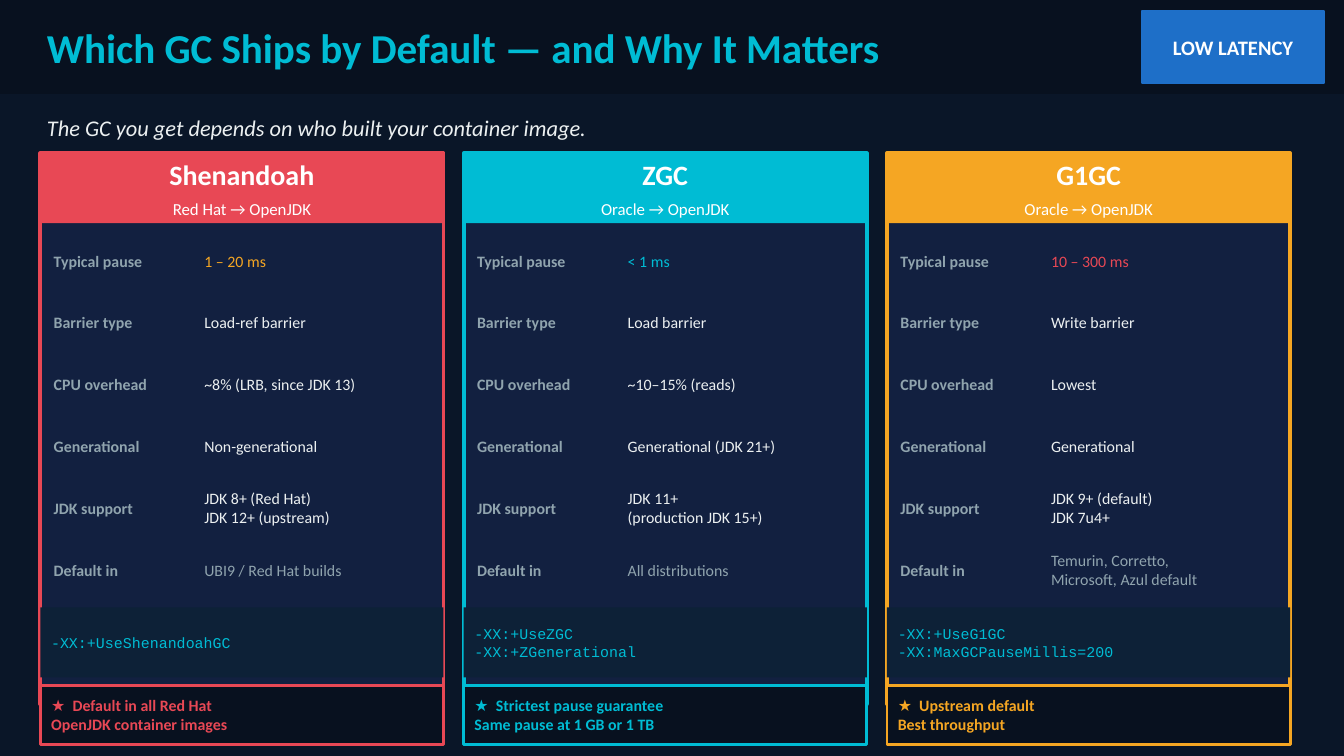
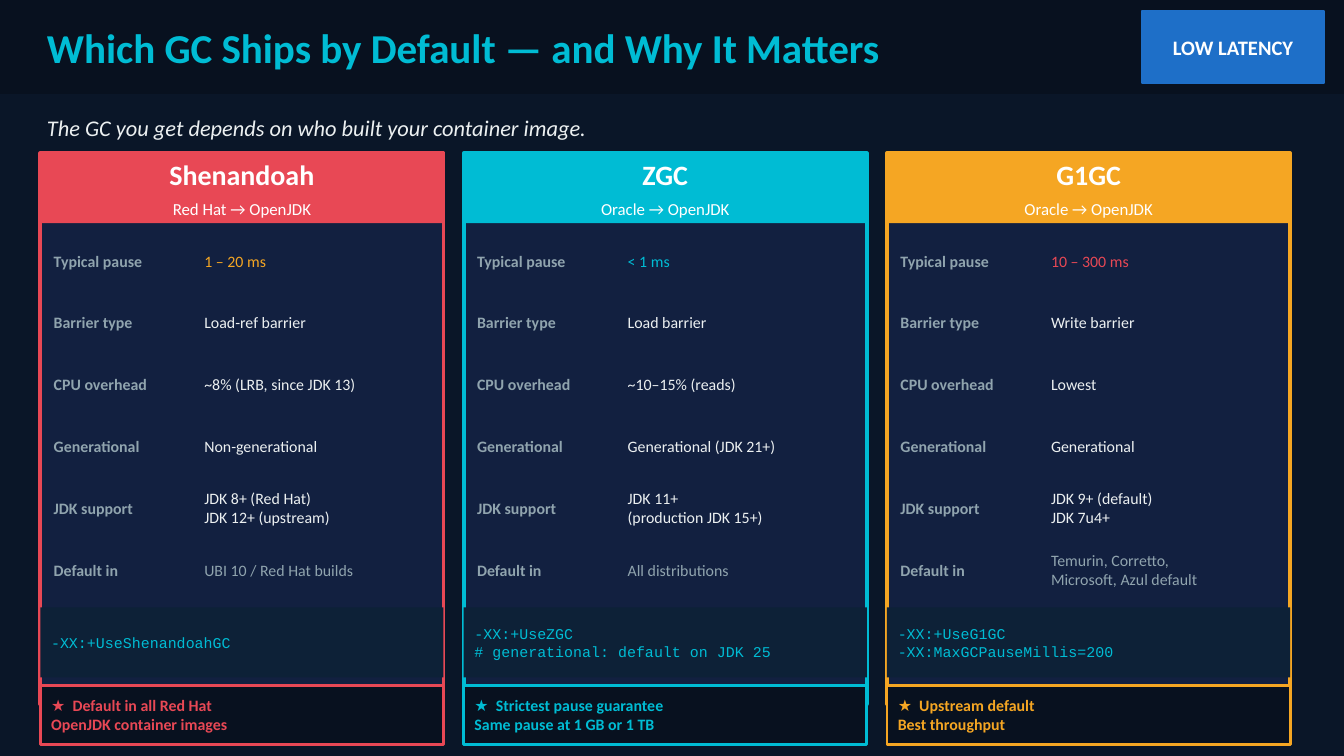
Before and after one commit to patterncatalyst/quarkus-optimization, a slide deck: slide 43 of presentation/optimizing-quarkus-on-kubernetes.pptx. Drawn at 1344x756 pixels with LibreOffice and Linux fonts; fonts in the diff are those of the drawing. Boxes give left, top, right and bottom in pixels: in the first picture for what was removed or moved away, otherwise in the second. Text is boxed around its words. In the diff, an @@ line names an element or a change of style, - is before the commit and + after.

```diff
--- a/presentation/optimizing-quarkus-on-kubernetes.pptx
+++ b/presentation/optimizing-quarkus-on-kubernetes.pptx
@@ text at box(204, 565, 353, 576): text changed @@
-UBI9 / Red Hat builds
+UBI 10 / Red Hat builds
@@ text at box(492, 646, 771, 660): text changed @@
--XX:+ZGenerational
+# generational: default on JDK 25
```
Also in this commit, not shown: 11 other slides changed, 1 other file.
